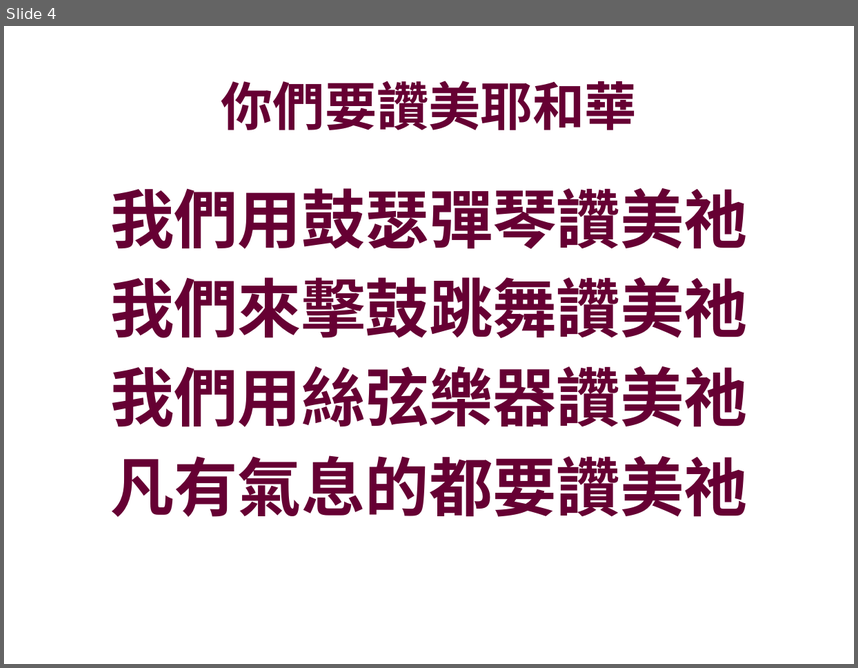
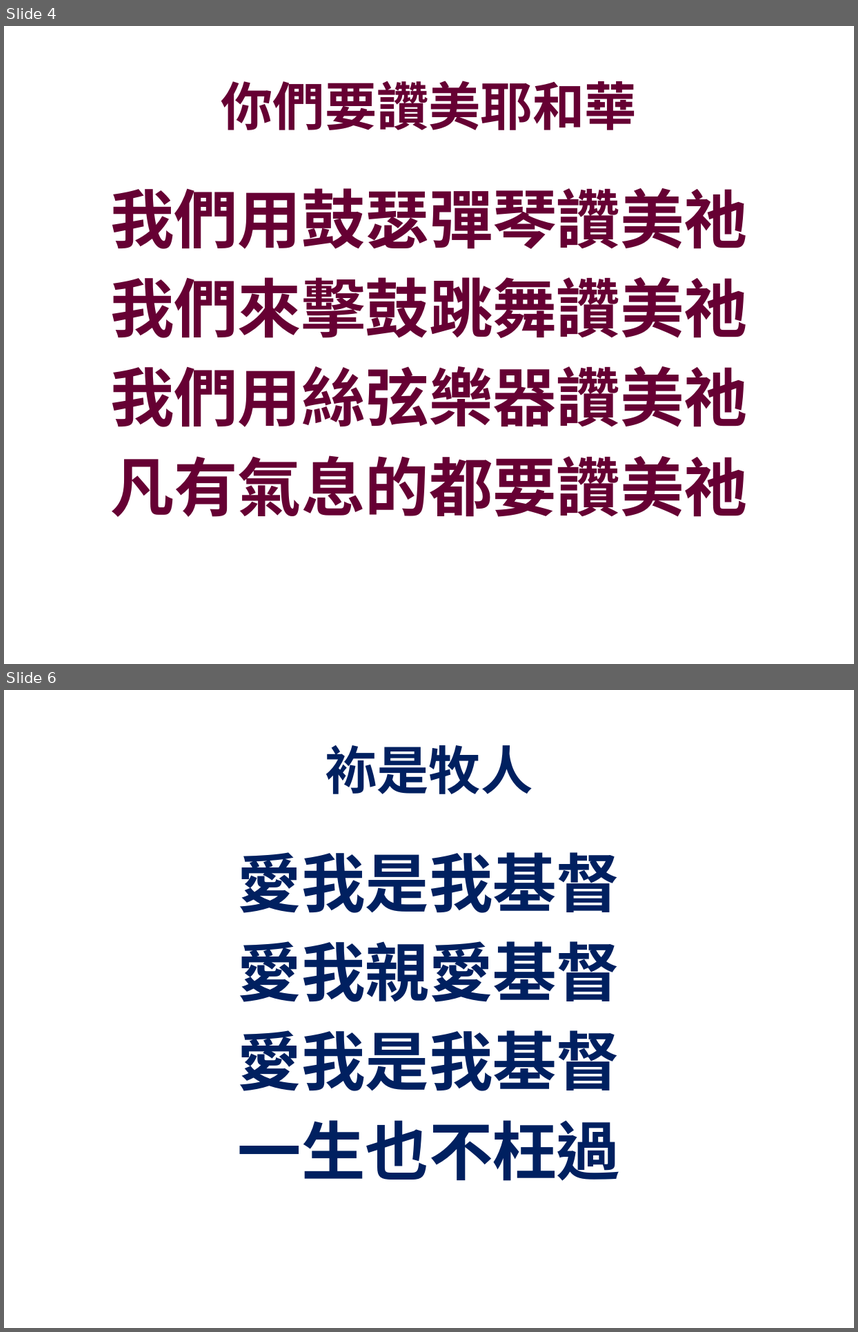
Before and after one commit to batisuoc/bible-school, a slide deck: 2019/1月.pptx. Shown one above the other, each under a label of ours: slide 4 before the commit, slides 4 and 6 after it; the slides between them are not shown. The pictures are 858x668 and 858x1332 pixels, drawn with LibreOffice and Linux fonts; fonts in the diff are those of the drawing; background and template pictures are left out. Boxes give left, top, right and bottom in pixels: in the first picture for what was removed or moved away, otherwise in the second. Text is boxed around its words. In the diff, an @@ line names an element or a change of style, - is before the commit and + after.

```diff
--- a/2019/1月.pptx
+++ b/2019/1月.pptx
@@ slide 6 added at <box>4,690,854,1328</box>, background picture (left out) @@
@@ text added at <box>325,745,533,794</box>, 44 pt, text #002060, bold @@
+袮是牧人
@@ text added at <box>238,852,620,1181</box>, 54 pt, text #002060, bold @@
+愛我是我基督
+愛我親愛基督
+愛我是我基督
+一生也不枉過
```
Also in this commit, not shown: 6 other slides changed, 1 other slide added, 2 slides removed, 1 other file.
